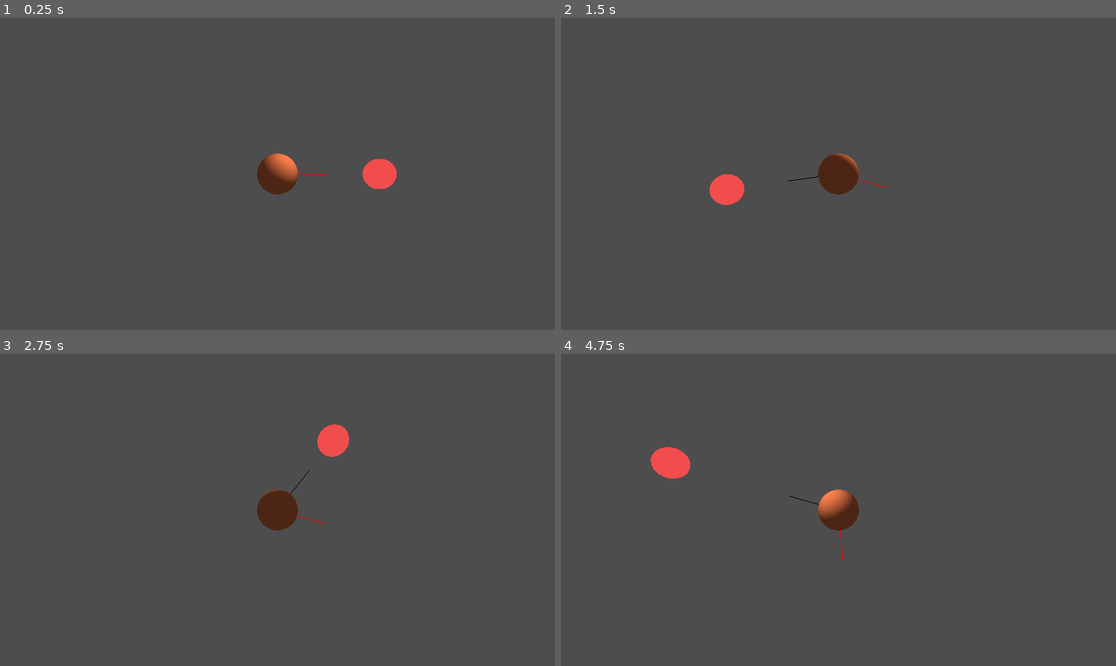
Above: before the commit, frames 1-4 (two rows, left to right).
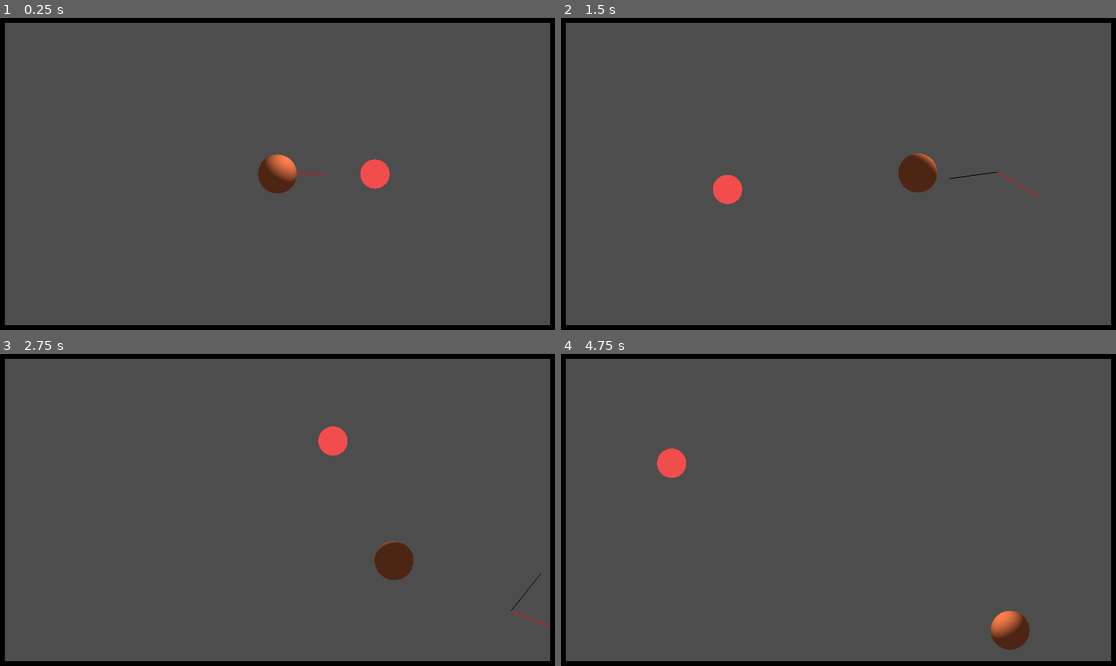
Above: after the commit, the same moments.

Repository: Izendi/Boids_Godot_Engine
Game: Godot game, scene res://BoidDemo.tscn
The game is run twice, just before and just after one commit, with the same random seed, the same clock (stepped at 60 frames per second) and the same inputs.
Inputs (mouse positions are in pixels of both pictures, inside the frame that each line leads up to):
- Up to frame 1 (0.25 s): no input
- Up to frame 2 (1.5 s): move the mouse to (960, 158) at 0.52 s; press the mouse at (960, 158) at 0.53 s; move the mouse to (727, 189) at 1.27 s; release the mouse at (727, 189) at 1.28 s; click (727, 189) at 1.35 s
- Up to frame 3 (2.75 s): move the mouse to (333, 441) at 2.02 s; press the mouse at (333, 441) at 2.03 s
- Up to frame 4 (4.75 s): move the mouse to (810, 572) at 2.77 s; release the mouse at (810, 572) at 2.78 s; click (810, 572) at 2.85 s; move the mouse to (1005, 556) at 3.52 s; press the mouse at (1005, 556) at 3.53 s; move the mouse to (672, 463) at 4.27 s; release the mouse at (672, 463) at 4.28 s; click (672, 463) at 4.35 s

The runs differ from the first frame. In frame 1, 5.0% of the frame differs, in the area x 0-100%, y 0-100%; in frame 2, 6.4%; in frame 3, 6.4%; in frame 4, 6.5%.

Commit message:
able to get boid to move but debug vectors have been desynched from the boid due to not only rotating their local transform, will need to fix this tomorrow

Diff:
--- a/BoidDemo.tscn
+++ b/BoidDemo.tscn
@@ -12,6 +12,18 @@
 
 [sub_resource type="SphereMesh" id="SphereMesh_socxo"]
 material = SubResource("ShaderMaterial_57fq0")
+
+[sub_resource type="BoxMesh" id="BoxMesh_83res"]
+size = Vector3(1, 4, 1)
+
+[sub_resource type="BoxShape3D" id="BoxShape3D_57fq0"]
+size = Vector3(1, 4, 1)
+
+[sub_resource type="BoxMesh" id="BoxMesh_57fq0"]
+size = Vector3(1, 1, 6)
+
+[sub_resource type="BoxShape3D" id="BoxShape3D_jfwh7"]
+size = Vector3(1, 1, 6)
 
 [node name="Node3D" type="Node3D"]
 
@@ -27,13 +39,54 @@
 
 [node name="Camera3D" type="Camera3D" parent="Main"]
 transform = Transform3D(-4.37114e-08, 0, 1, 0, 1, 0, -1, 0, -4.37114e-08, 2, 0, 0)
+projection = 1
 current = true
+size = 3.2
+far = 84.14
 
 [node name="MouseSphere" type="Node3D" parent="Main"]
 transform = Transform3D(0.3, 0, 0, 0, 0.3, 0, 0, 0, 0.3, 0, 0, -1)
 
 [node name="MeshInstance3D" type="MeshInstance3D" parent="Main/MouseSphere"]
 mesh = SubResource("SphereMesh_socxo")
+
+[node name="Borders" type="Node3D" parent="Main"]
+
+[node name="left" type="StaticBody3D" parent="Main/Borders"]
+transform = Transform3D(1, 0, 0, 0, 1, 0, 0, 0, 1, 0, 0, 3.3)
+
+[node name="MeshInstance3D" type="MeshInstance3D" parent="Main/Borders/left"]
+mesh = SubResource("BoxMesh_83res")
+
+[node name="CollisionShape3D" type="CollisionShape3D" parent="Main/Borders/left"]
+shape = SubResource("BoxShape3D_57fq0")
+
+[node name="right" type="StaticBody3D" parent="Main/Borders"]
+transform = Transform3D(1, 0, 0, 0, 1, 0, 0, 0, 1, 0, 0, -3.3)
+
+[node name="MeshInstance3D" type="MeshInstance3D" parent="Main/Borders/right"]
+mesh = SubResource("BoxMesh_83res")
+
+[node name="CollisionShape3D" type="CollisionShape3D" parent="Main/Borders/right"]
+shape = SubResource("BoxShape3D_57fq0")
+
+[node name="top" type="StaticBody3D" parent="Main/Borders"]
+transform = Transform3D(1, 0, 0, 0, 1, 0, 0, 0, 1, 0, 2.05, 0)
+
+[node name="MeshInstance3D" type="MeshInstance3D" parent="Main/Borders/top"]
+mesh = SubResource("BoxMesh_57fq0")
+
+[node name="CollisionShape3D" type="CollisionShape3D" parent="Main/Borders/top"]
+shape = SubResource("BoxShape3D_jfwh7")
+
+[node name="bottom" type="StaticBody3D" parent="Main/Borders"]
+transform = Transform3D(1, 0, 0, 0, 1, 0, 0, 0, 1, 0, -2.05, 0)
+
+[node name="MeshInstance3D" type="MeshInstance3D" parent="Main/Borders/bottom"]
+mesh = SubResource("BoxMesh_57fq0")
+
+[node name="CollisionShape3D" type="CollisionShape3D" parent="Main/Borders/bottom"]
+shape = SubResource("BoxShape3D_jfwh7")
 
 [node name="Global_Script_Data" type="Node" parent="Main"]
 
@@ -42,3 +95,5 @@
 
 [node name="Payload" type="Node" parent="Main/Global_Script_Data"]
 script = ExtResource("8_qdcu6")
+
+[editable path="Main/Boid_Master"]
--- a/boid_rigid_body_3d.gd
+++ b/boid_body_3d.gd
@@ -1,4 +1,4 @@
-extends RigidBody3D
+extends CharacterBody3D
 
 @onready var shader_mat := $MeshInstance3D.material_override as ShaderMaterial
 @onready var mesh_node := $MeshInstance3D
@@ -9,6 +9,8 @@
 
 @export var MouseSphere: Node3D
 
+@export var acceleration: float = 1.0
+
 # Called when the node enters the scene tree for the first time.
 func _ready():
 	if MouseSphere:
@@ -17,9 +19,20 @@
 
 
 # Called every frame. 'delta' is the elapsed time since the previous frame.
-func _physics_process(_delta):
+func _physics_process(delta):
 	shader_mat.set_shader_parameter("sphere_center", global_transform.origin)
 
 	lightDir = lightDir.rotated(Vector3.UP, deg_to_rad(1))
 
 	shader_mat.set_shader_parameter("light_dir", lightDir)
+
+	var fwv: Vector3 = forward_vector_mesh.ForwardVector
+
+	var delta_v = fwv * acceleration * delta
+
+	if Input.is_action_pressed("left_mouse_click"):
+		velocity = fwv
+	else:
+		velocity = Vector3.ZERO
+
+	move_and_slide()
--- a/boid_master.tscn
+++ b/boid_master.tscn
@@ -1,9 +1,11 @@
 [gd_scene load_steps=10 format=3 uid="uid://cd6bhy8pe3o72"]
 
-[ext_resource type="Script" uid="uid://dlng3tkkuepoh" path="res://boid_rigid_body_3d.gd" id="1_qvlag"]
+[ext_resource type="Script" uid="uid://dlng3tkkuepoh" path="res://boid_body_3d.gd" id="1_qvlag"]
 [ext_resource type="Shader" uid="uid://b2mvvw2m67xn" path="res://basicBoid.gdshader" id="2_86sr0"]
 [ext_resource type="Script" uid="uid://bp628sfgcij2k" path="res://vector_mesh.gd" id="3_265q4"]
 [ext_resource type="Script" uid="uid://rua3em23smjx" path="res://forward_vector_mesh.gd" id="4_unt2n"]
+
+[sub_resource type="SphereShape3D" id="SphereShape3D_swv62"]
 
 [sub_resource type="ShaderMaterial" id="ShaderMaterial_83res"]
 render_priority = 0
@@ -22,11 +24,12 @@
 
 [sub_resource type="SphereShape3D" id="SphereShape3D_socxo"]
 
-[sub_resource type="SphereShape3D" id="SphereShape3D_swv62"]
+[node name="Boid_Body3D" type="CharacterBody3D"]
+script = ExtResource("1_qvlag")
 
-[node name="Boid_RigidBody3D" type="RigidBody3D"]
-gravity_scale = 0.0
-script = ExtResource("1_qvlag")
+[node name="CollisionShape3D" type="CollisionShape3D" parent="."]
+transform = Transform3D(0.4, 0, 0, 0, 0.4, 0, 0, 0, 0.4, 0, 0, 0)
+shape = SubResource("SphereShape3D_swv62")
 
 [node name="MeshInstance3D" type="MeshInstance3D" parent="."]
 transform = Transform3D(0.4, 0, 0, 0, 0.4, 0, 0, 0, 0.4, 0, 0, 0)
@@ -45,8 +48,4 @@
 transform = Transform3D(2, 0, 0, 0, 2, 0, 0, 0, 2, 0, 0, 0)
 shape = SubResource("SphereShape3D_socxo")
 
-[node name="CollisionShape3D" type="CollisionShape3D" parent="."]
-transform = Transform3D(0.4, 0, 0, 0, 0.4, 0, 0, 0, 0.4, 0, 0, 0)
-shape = SubResource("SphereShape3D_swv62")
-
 [node name="MouseVec" type="Node3D" parent="."]
--- a/forward_vector_mesh.gd
+++ b/forward_vector_mesh.gd
@@ -30,6 +30,10 @@
 	MouseSphere_world_pos = MouseSphere.global_transform.origin.normalized()
 
 	var t = delta * rotationSpeed
+
+	ForwardVector.x = 0.0
+	MouseSphere_world_pos.x = 0.0
+
 	ForwardVector = ForwardVector.slerp(MouseSphere_world_pos, t)
 
 	var start: Vector3 = get_parent().global_transform.origin
--- a/mouse_capture.gd
+++ b/mouse_capture.gd
@@ -16,7 +16,7 @@
 
 # Called every frame. 'delta' is the elapsed time since the previous frame.
 func _process(_delta):
-	if Input.is_action_just_pressed("left_mouse_click"):
+	if Input.is_action_pressed("left_mouse_click"):
 		var mouse_pos = get_viewport().get_mouse_position()
 
 		# vector from world orgin to ray mouse clik position on near clipping plane
Not shown: 1 places in BoidDemo.tscn that only renumber resources
Renamed: boid_rigid_body_3d.gd.uid -> boid_body_3d.gd.uid
